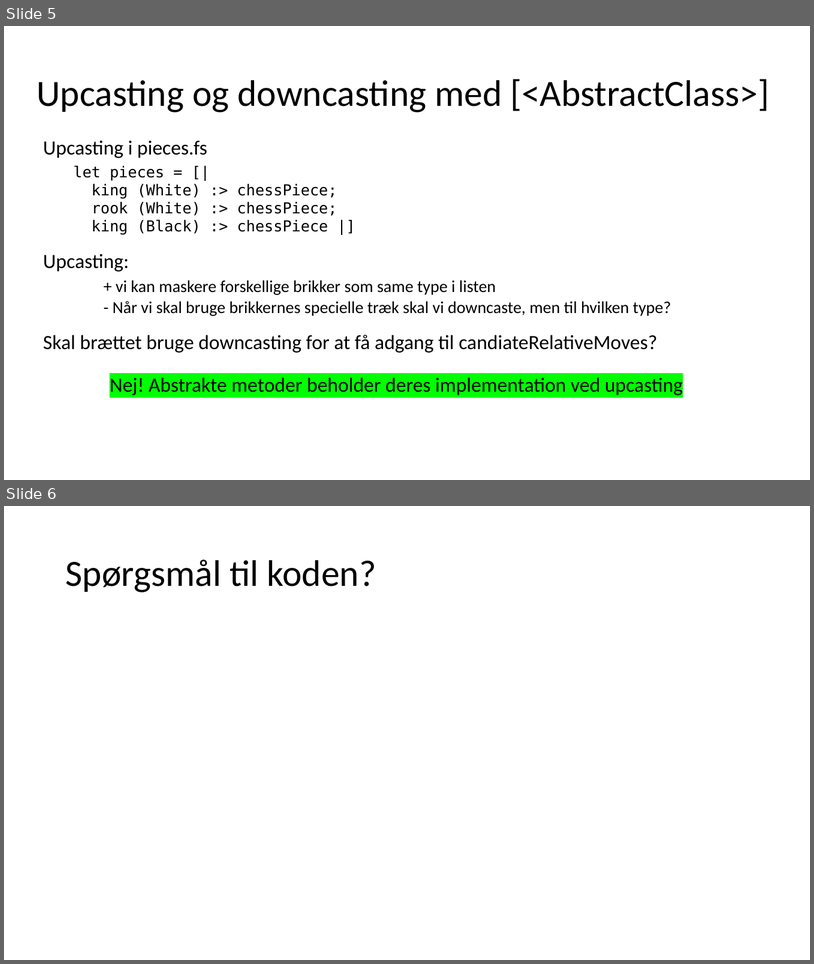
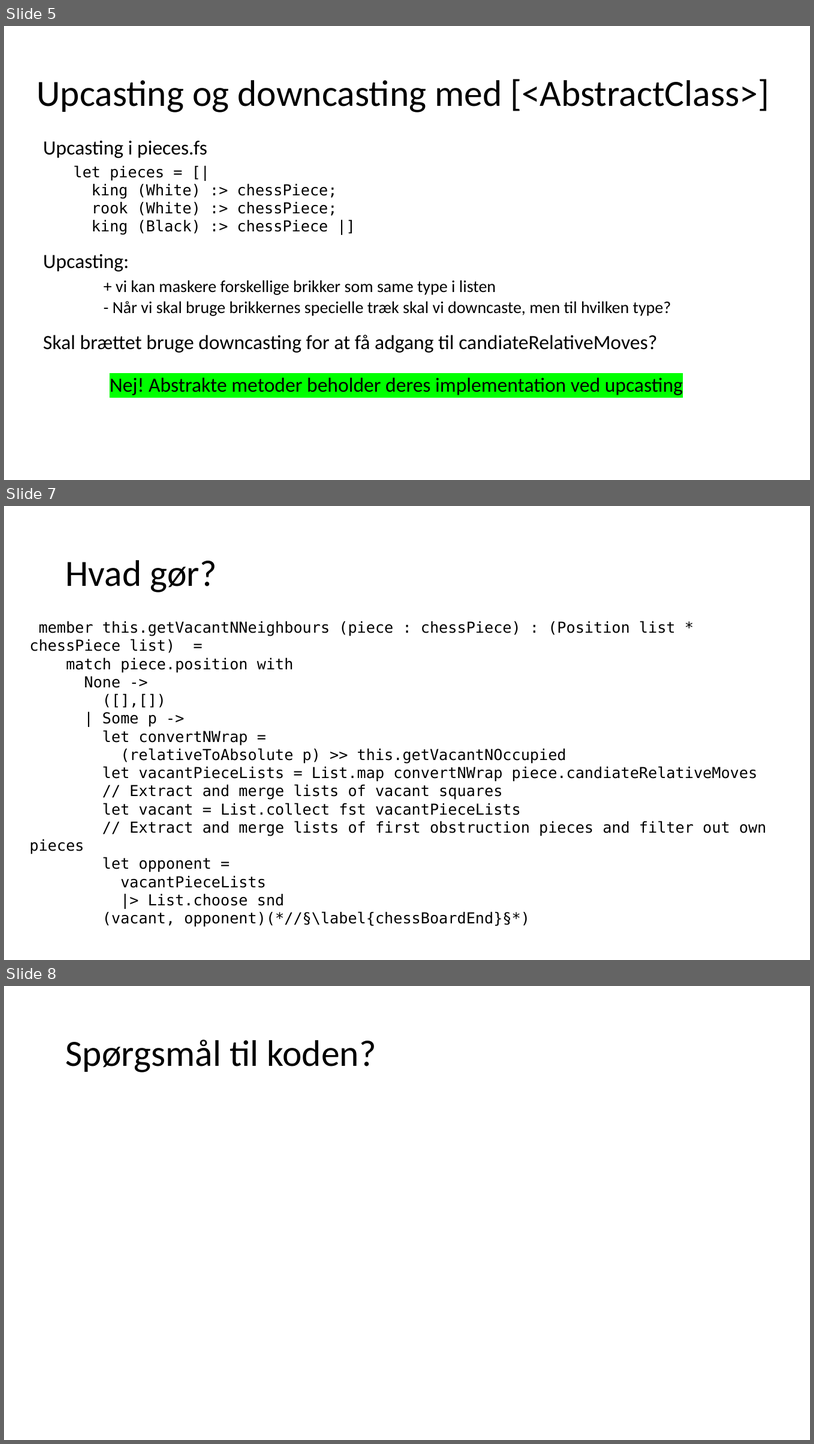
Before and after one commit to fisterloegsovs/pop22, a slide deck: lectures/16.1/16.1.pptx. Shown one above the other, each under a label of ours: slides 5 and 6 before the commit, slides 5, 7 and 8 after it; the slides between them are not shown. The pictures are 814x964 and 814x1444 pixels, drawn with LibreOffice and Linux fonts; fonts in the diff are those of the drawing. Boxes give left, top, right and bottom in pixels: in the first picture for what was removed or moved away, otherwise in the second. Text is boxed around its words. In the diff, an @@ line names an element or a change of style, - is before the commit and + after.

```diff
--- a/lectures/16.1/16.1.pptx
+++ b/lectures/16.1/16.1.pptx
@@ slide 7 added at (x1=4, y1=506, x2=810, y2=960), background #FFFFFF @@
@@ title added at (x1=65, y1=560, x2=217, y2=592), 44 pt, text #000000 @@
+Hvad gør?
@@ text added at (x1=30, y1=621, x2=767, y2=927), 18 pt, text #000000 @@
+member this.getVacantNNeighbours (piece : chessPiece) : (Position list * chessPiece list) =
+match piece.position with
+None ->
+([],[])
+| Some p ->
+let convertNWrap =
+(relativeToAbsolute p) >> this.getVacantNOccupied
+let vacantPieceLists = List.map convertNWrap piece.candiateRelativeMoves
+// Extract and merge lists of vacant squares
+let vacant = List.collect fst vacantPieceLists
+// Extract and merge lists of first obstruction pieces and filter out own pieces
+let opponent =
+vacantPieceLists
+|> List.choose snd
+(vacant, opponent)(*//§\label{chessBoardEnd}§*)
@@ what was slide 6 is now slide 8 @@
```
Also in this commit, not shown: 1 other slide added, 1 slide removed, 3 other files.
